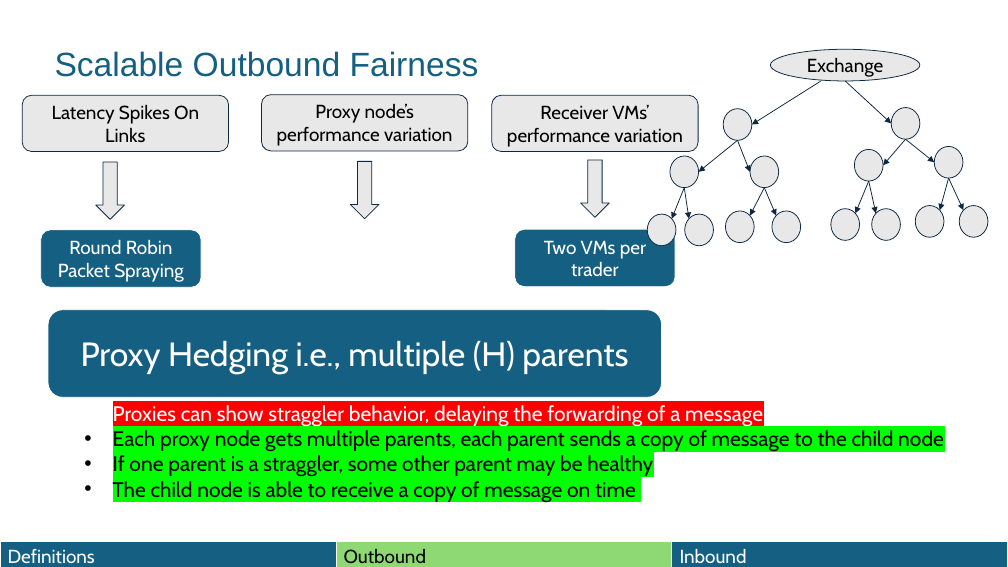
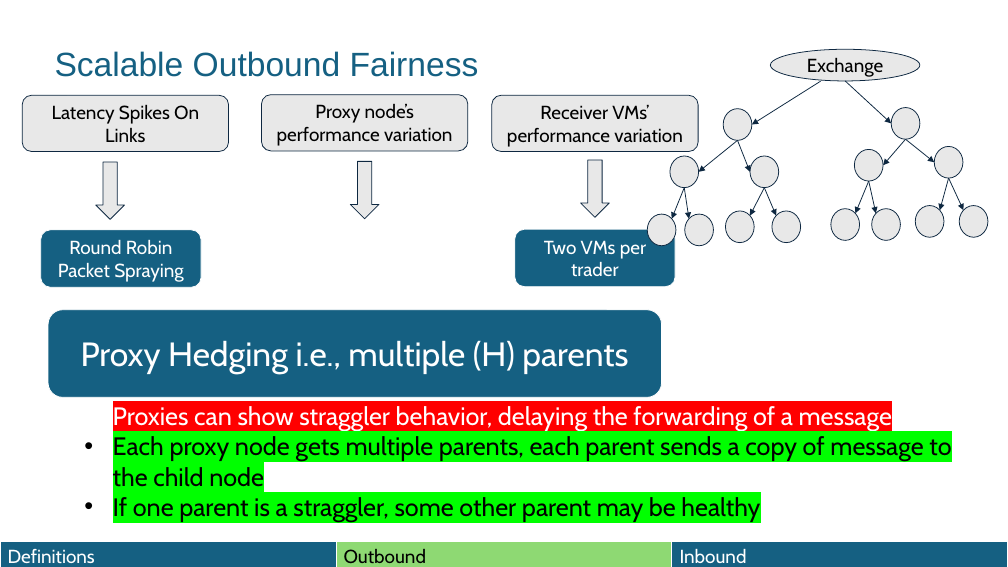
Before and after one commit to HaseebLUMS/Onyx-Presentation, a slide deck: slide 65 of thesis-latency-fairness.pptx. Drawn at 1008x567 pixels with LibreOffice and Linux fonts; fonts in the diff are those of the drawing. Boxes give left, top, right and bottom in pixels: in the first picture for what was removed or moved away, otherwise in the second. Text is boxed around its words. In the diff, an @@ line names an element or a change of style, - is before the commit and + after.

```diff
--- a/thesis-latency-fairness.pptx
+++ b/thesis-latency-fairness.pptx
@@ text "Proxies can show straggler behavior, ..." at bbox=[113, 406, 951, 522]: size 20 to 24 pt @@
@@ text at bbox=[113, 481, 636, 503]: paragraph removed @@
-• The child node is able to receive a copy of message on time
```
Also in this commit, not shown: 5 other slides changed.
